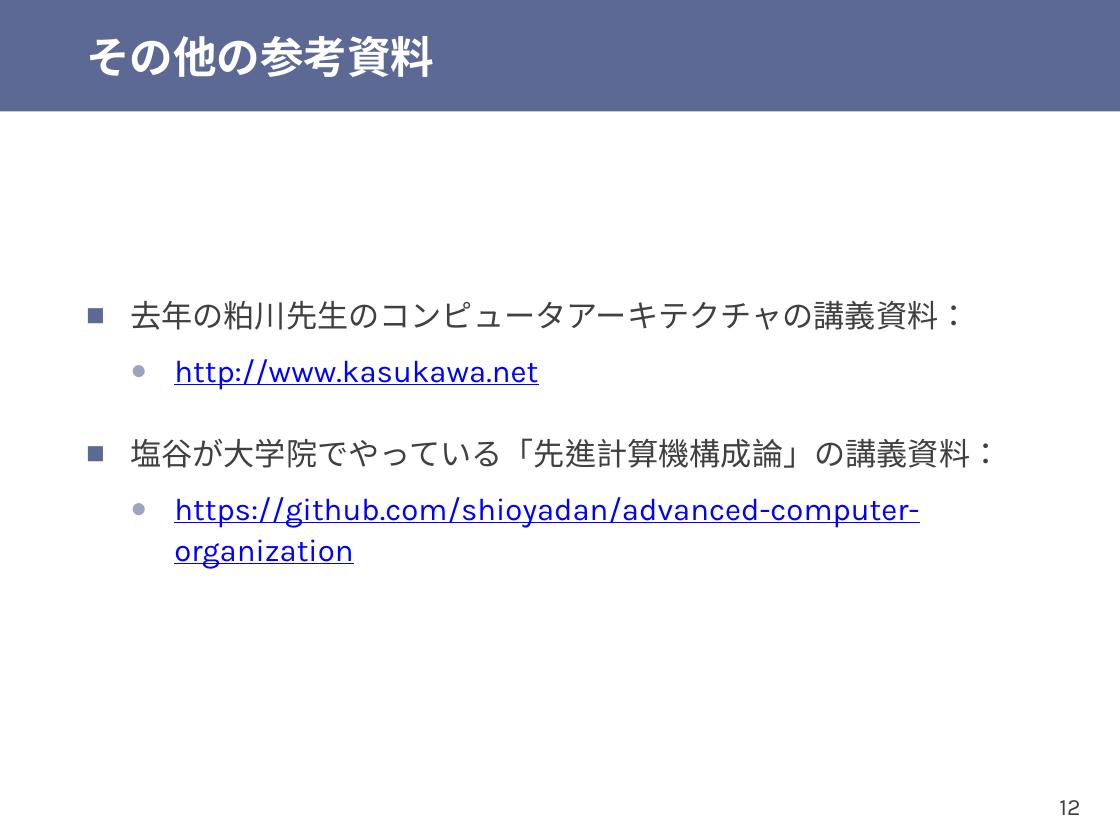
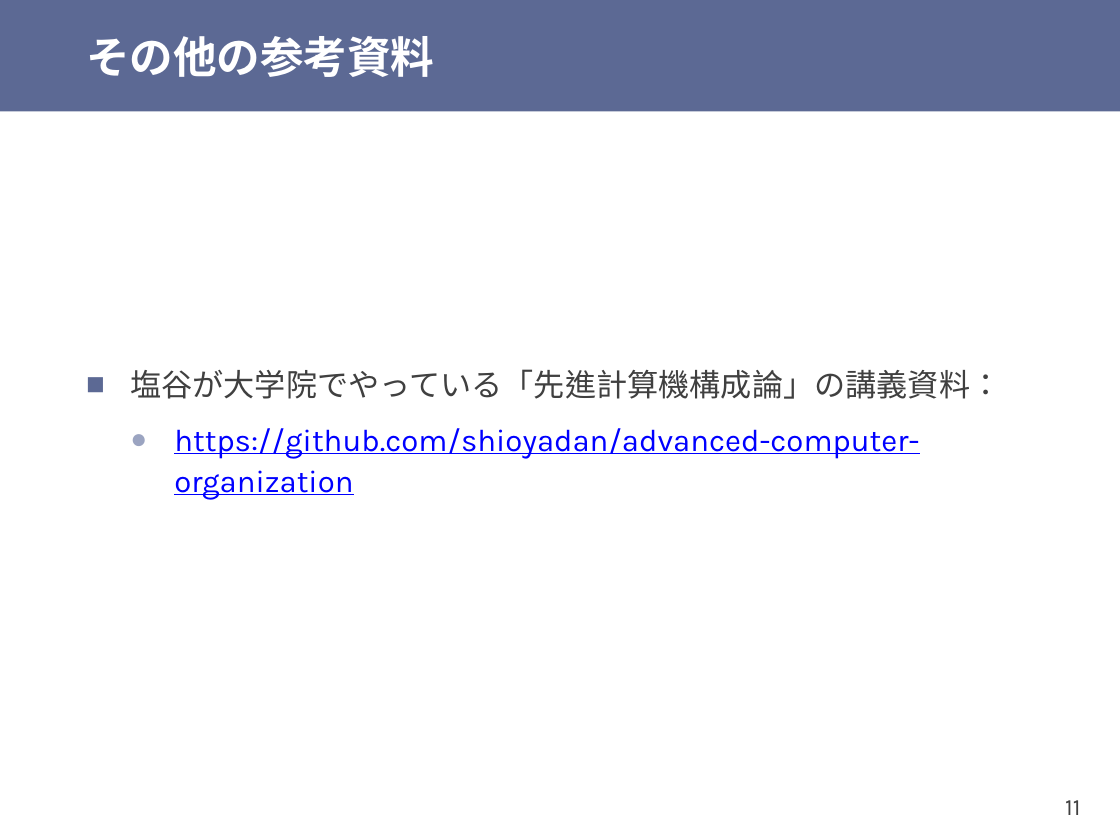
Before and after one commit to shioyadan/otya-computer-architecture-i, a slide deck: slide 11 of cai-shioya-01.pptx (slide 12 before the commit). Drawn at 1120x840 pixels with LibreOffice and Linux fonts; fonts in the diff are those of the drawing. Boxes give left, top, right and bottom in pixels: in the first picture for what was removed or moved away, otherwise in the second. Text is boxed around its words. In the diff, an @@ line names an element or a change of style, - is before the commit and + after.

```diff
--- a/cai-shioya-01.pptx
+++ b/cai-shioya-01.pptx
@@ text at (130, 301, 969, 390): paragraphs removed @@
-■ 去年の粕川先生のコンピュータアーキテクチャの講義資料：
-  ● http://www.kasukawa.net
@@ page number at (1065, 800, 1080, 815): text changed @@
-12
+11
```
Also in this commit, not shown: 4 other slides changed, 2 slides added, 1 slide removed, 2 other files.
